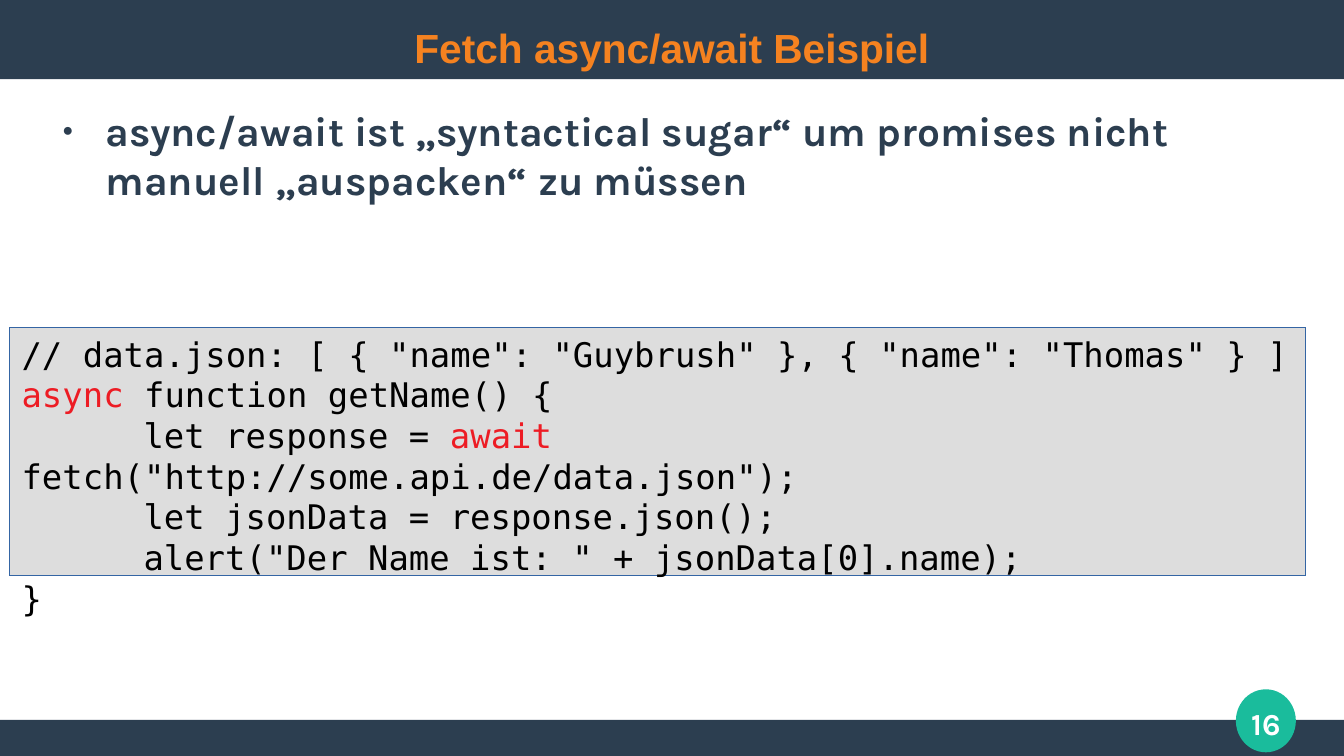
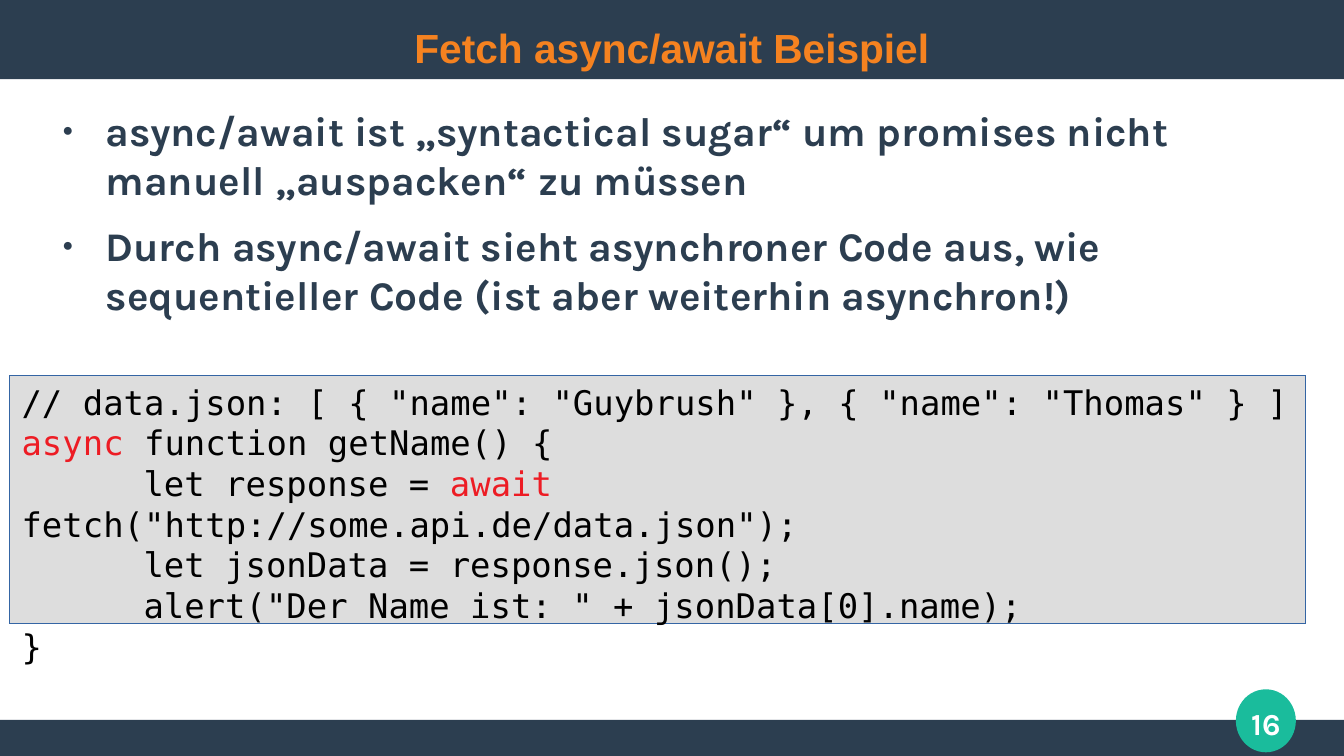
Before and after one commit to ghandmann/HS-AlbSig-WebAnwendungen2, a slide deck: slide 16 of Kapitel/05_Web2.0_AJAX_1x1.odp. Drawn at 1344x756 pixels with LibreOffice and Linux fonts; fonts in the diff are those of the drawing. Boxes give left, top, right and bottom in pixels: in the first picture for what was removed or moved away, otherwise in the second. Text is boxed around its words. In the diff, an @@ line names an element or a change of style, - is before the commit and + after.

```diff
--- a/Kapitel/05_Web2.0_AJAX_1x1.odp
+++ b/Kapitel/05_Web2.0_AJAX_1x1.odp
@@ text at <box>106,230,1101,320</box>: paragraph added @@
+● Durch async/await sieht asynchroner Code aus, wie sequentieller Code (ist aber weiterhin asynchron!)
@@ rectangle "// data.json: [ { "name": ...": place and size @@
-rectangle "// data.json: [ { "name": ..." at <box>10,328,1306,577</box>
+rectangle "// data.json: [ { "name": ..." at <box>10,376,1306,624</box>
```
Also in this commit, not shown: 2 other slides changed, 1 other file.
